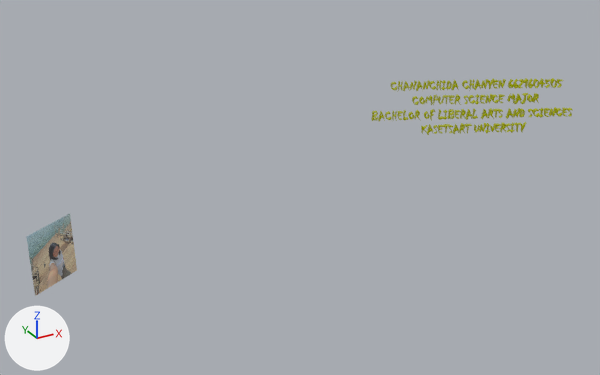
The glTF model ชื่อ.glb: old version first, new version second.
Camera for both pictures: a 50 mm camera at (-9.94, -22.87, 13.74) aimed at (2.45, -0.34, 2.48). Every picture has the same lights, and +X, +Y and +Z are marked at lower left. Where no turn or scale is listed for an object, it has been applied to the vertices.

The scene before the commit, as lines of its bpy script (objects in view):
```python
me_empty = bpy.data.meshes.new('Empty')
me_empty.from_pydata(...)  # 4 vertices, 2 faces; spans x -0.55..0.89, y -0.34..0.56, z -0.97..0.93
me_empty.materials.append(mat_empty)  # picture img_pigture
me_text_001 = bpy.data.meshes.new('Text.001')
me_text_001.from_pydata(...)  # 29934 vertices, 58800 faces; spans x -3.47..3.34, y -1.62..1.69, z -0.44..1.63
me_text_001.materials.append(mat_material_002)  # yellow #f9ff00
ob_empty_001 = bpy.data.objects.new('Empty.001', me_empty)
ob_empty_001.location = (-6.14, -1.0, 2.4)
ob_text = bpy.data.objects.new('Text', me_text_001)
ob_text.location = (9.69, -0.46, 3.63)
```
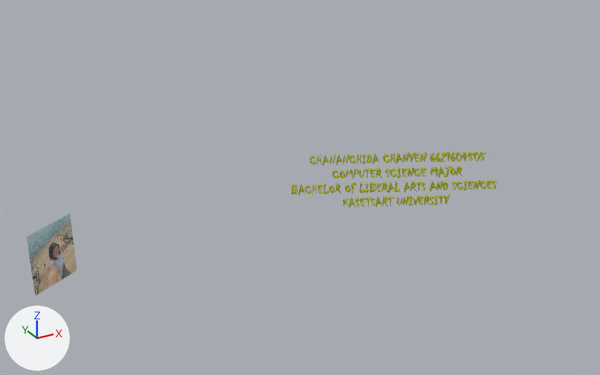
Edits to the scene script, one JSON object a line:
```json
{"op": "set", "path": "ob_text.location", "old": "(9.69, -0.46, 3.63)", "new": "(6.35, -0.46, 1.41)"}
```

Changed parts and their boxes [x1, y1, x2, y2] in the pictures (600 x 375 px):
```json
{"object": "Text", "change": "moved", "before": [371, 78, 573, 135], "after": [291, 151, 497, 208]}
```
